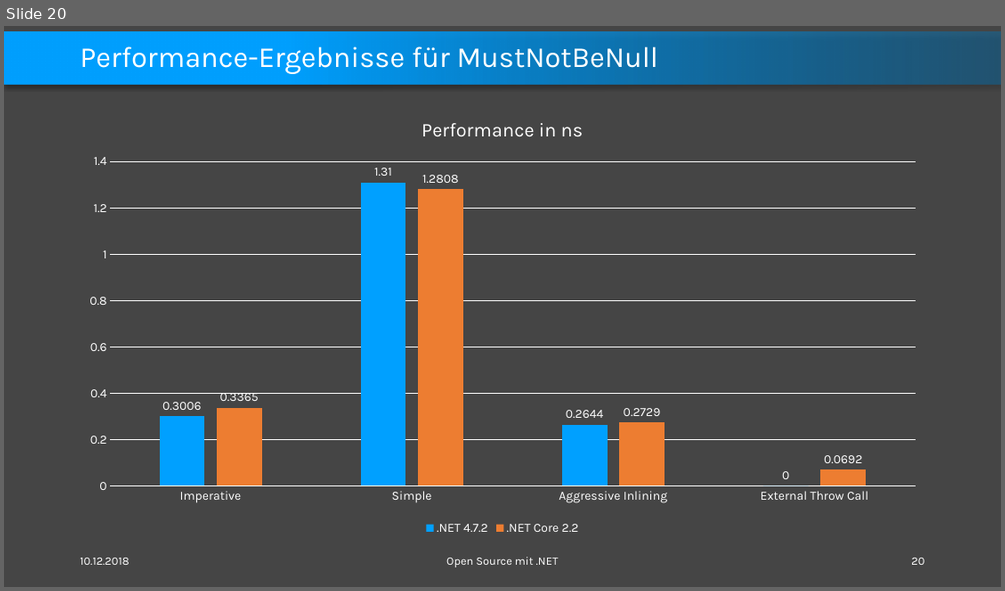
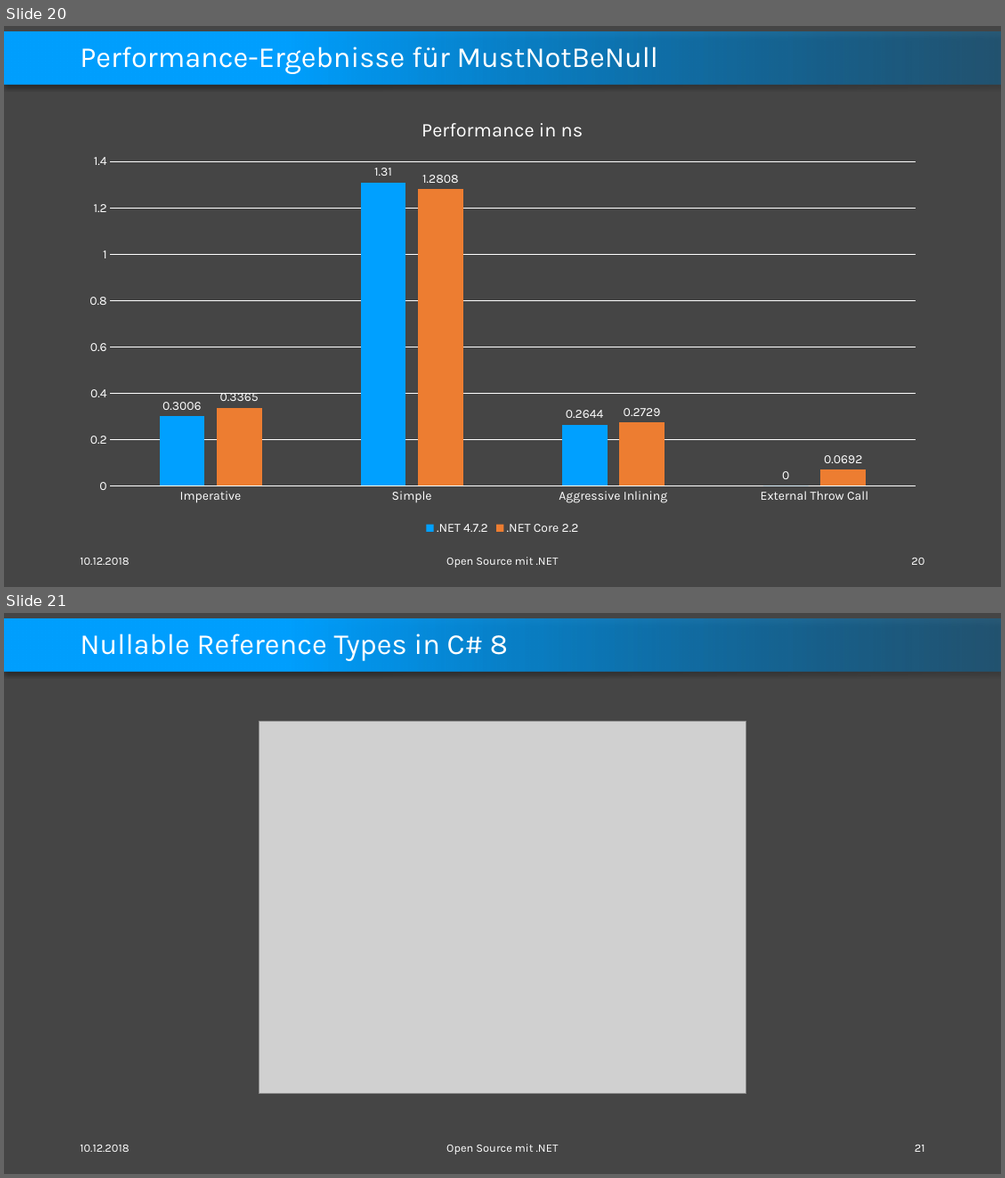
Before and after one commit to feO2x/OpenSourceWithDotnet, a slide deck: Open Source with Dotnet.pptx. Shown one above the other, each under a label of ours: slide 20 before the commit, slides 20 and 21 after it. The pictures are 1005x591 and 1005x1178 pixels, drawn with LibreOffice and Linux fonts; fonts in the diff are those of the drawing; grey boxes stand for pictures. Boxes give left, top, right and bottom in pixels: in the first picture for what was removed or moved away, otherwise in the second. Text is boxed around its words. In the diff, an @@ line names an element or a change of style, - is before the commit and + after.

Commit message:
Added slide about C# 8 Nullable Reference Types

```diff
--- a/Open Source with Dotnet.pptx
+++ b/Open Source with Dotnet.pptx
@@ slide 21 added at (4,613,1001,1174), background #454545; not listed: 1 template element that a slide beside it also shows @@
@@ title added at (80,633,508,661), 28 pt, text #FFFFFF @@
+Nullable Reference Types in C# 8
@@ picture added at (259,722,745,1094) @@
@@ text added at (80,1144,129,1151), 11 pt, text #FFFFFF @@
+10.12.2018
@@ text added at (446,1143,558,1154), 11 pt, text #FFFFFF @@
+Open Source mit .NET
@@ page number added at (914,1144,925,1151), 11 pt, text #FFFFFF @@
+21
```
Also in this commit, not shown: 1 slide changed.
